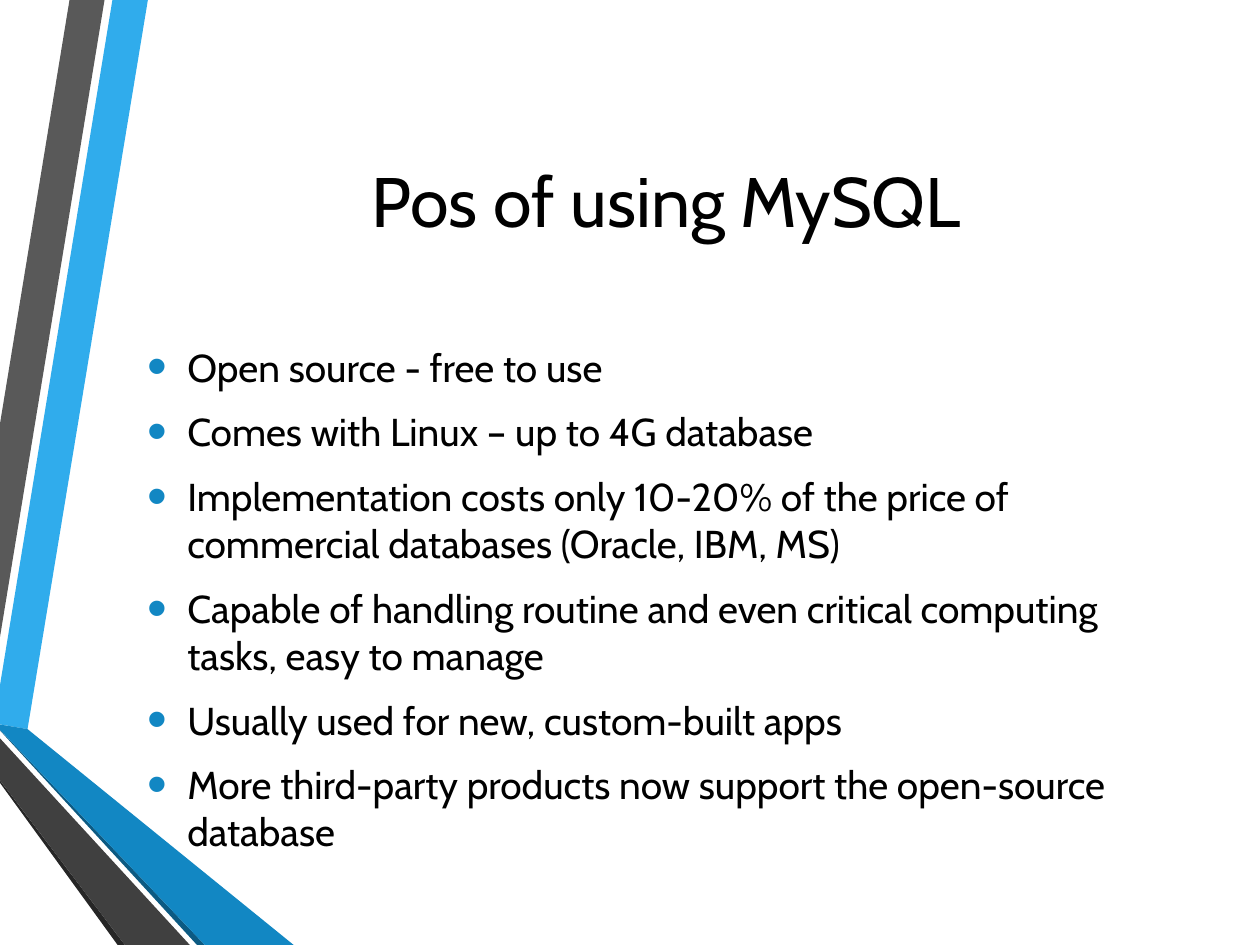
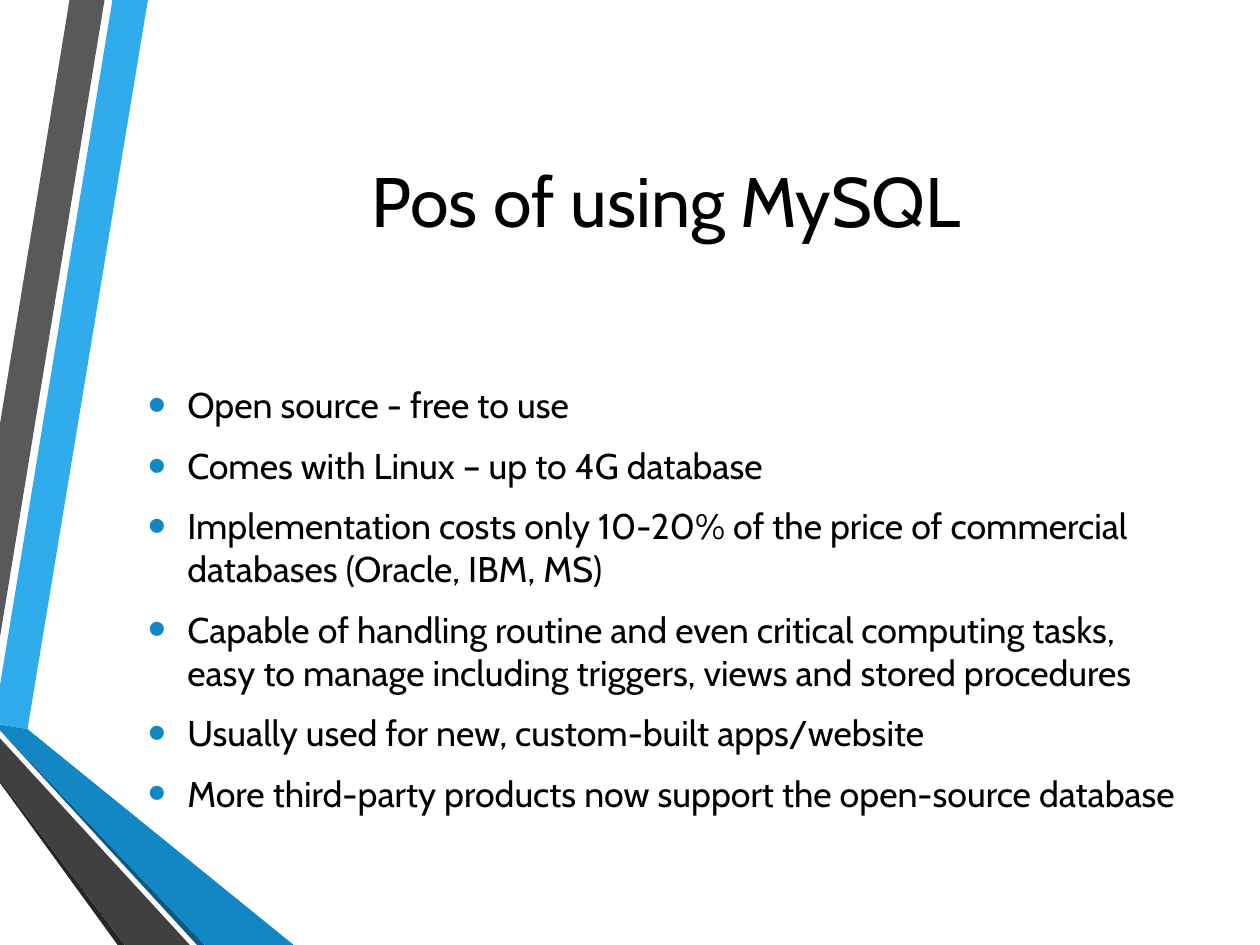
Before and after one commit to hatted/fevaworks-php, a slide deck: slide 11 of php-fw8/MySQL lesson1.pptx. Drawn at 1260x945 pixels with LibreOffice and Linux fonts; fonts in the diff are those of the drawing; background and template pictures are left out. Boxes give left, top, right and bottom in pixels: in the first picture for what was removed or moved away, otherwise in the second. Text is boxed around its words. In the diff, an @@ line names an element or a change of style, - is before the commit and + after.

```diff
--- a/php-fw8/MySQL lesson1.pptx
+++ b/php-fw8/MySQL lesson1.pptx
@@ text at (187, 391, 1175, 815): size 22.2 to 20.4 pt in "Open source - free to use", "Comes with Linux – up to 4G ...", "Implementation costs only 10-20% of the price ...", "More third-party products now support the open-source ..." @@
@@ text at (187, 616, 1131, 754): text changed; size 22.2 to 20.4 pt @@
-• Capable of handling routine and even critical computing tasks, easy to manage
-• Usually used for new, custom-built apps
+• Capable of handling routine and even critical computing tasks, easy to manage including triggers, views and stored procedures
+• Usually used for new, custom-built apps/website
```
Also in this commit, not shown: 2 other slides changed, 2 slides added, 7 slides removed, 3 other files.
